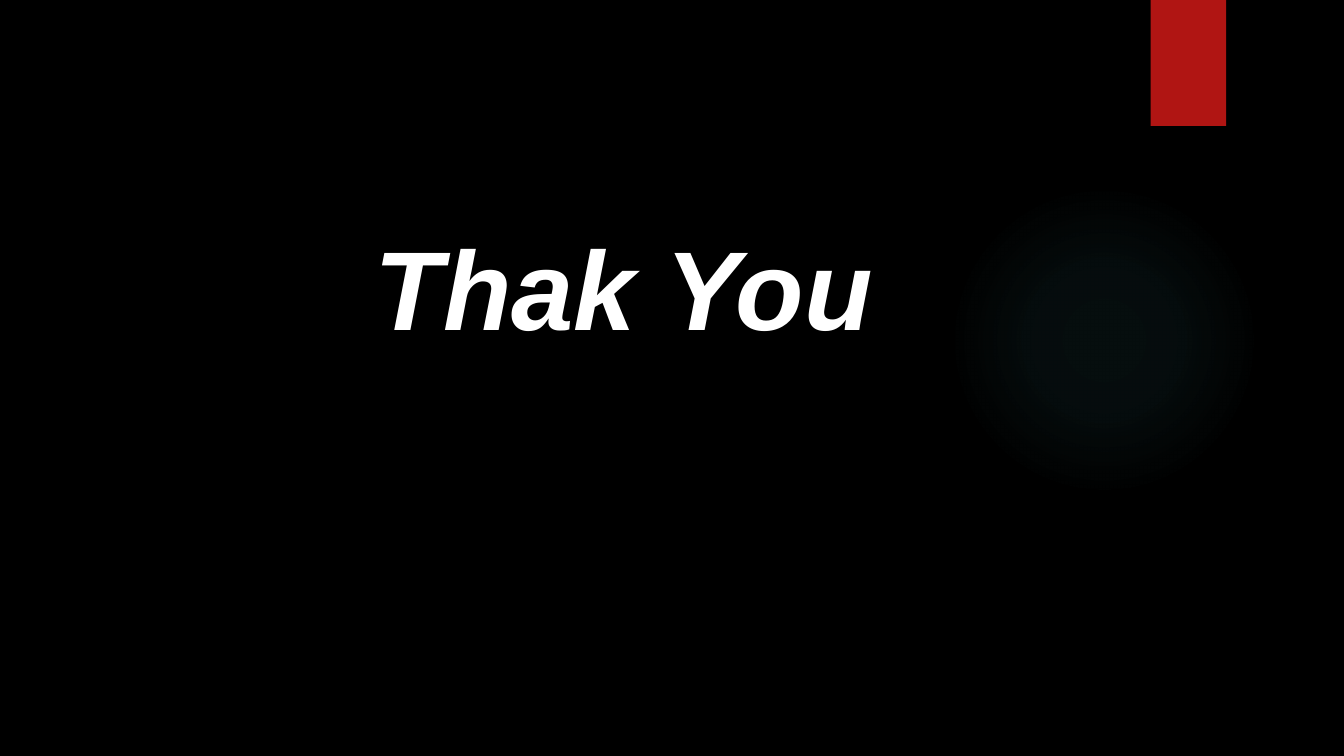
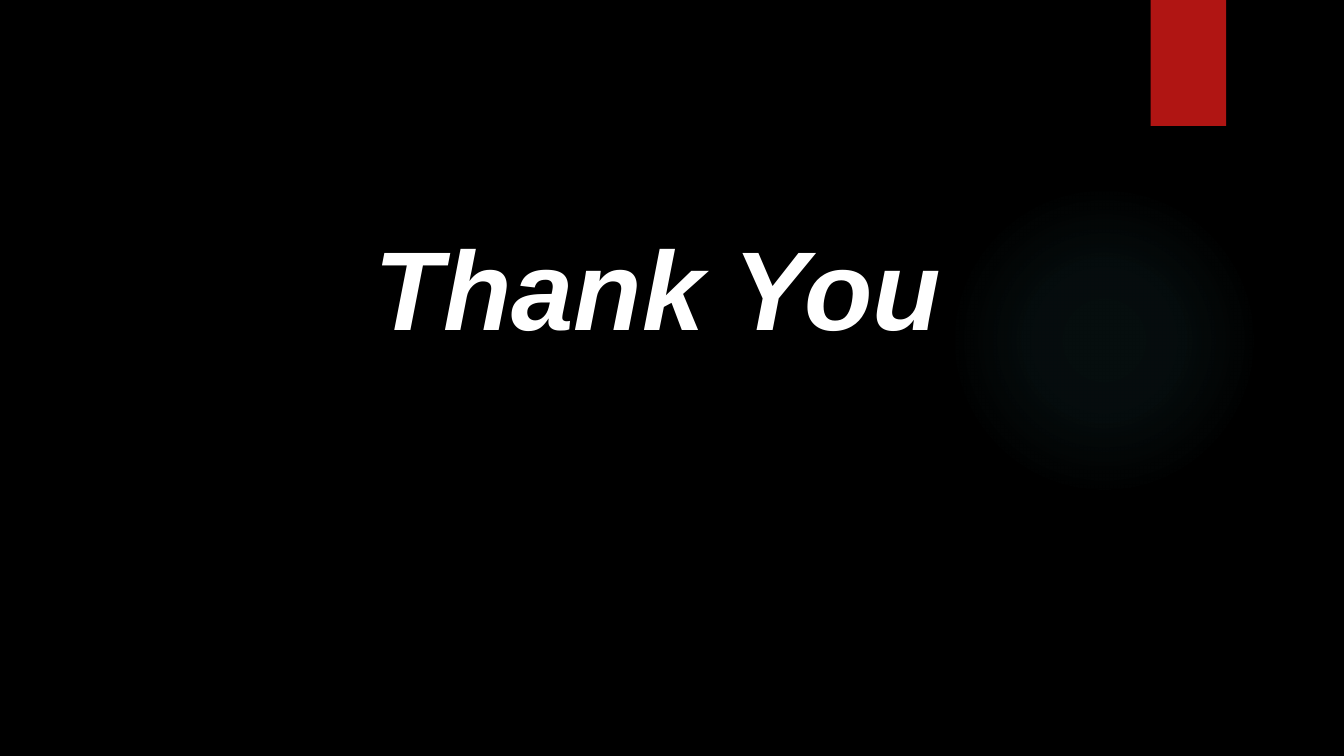
Before and after one commit to Mbugz1000/Nigeria-Loans-Groupwork, a slide deck: slide 15 of Nigeria dataset.pptm (slide 10 before the commit). Drawn at 1344x756 pixels with LibreOffice and Linux fonts; fonts in the diff are those of the drawing; background and template pictures are left out. Boxes give left, top, right and bottom in pixels: in the first picture for what was removed or moved away, otherwise in the second. Text is boxed around its words. In the diff, an @@ line names an element or a change of style, - is before the commit and + after.

```diff
--- a/Nigeria dataset.pptm
+++ b/Nigeria dataset.pptm
@@ text at (375,249,940,331): text changed @@
-Thak You
+Thank You
```
Also in this commit, not shown: 4 other slides changed, 8 slides added, 3 slides removed.
